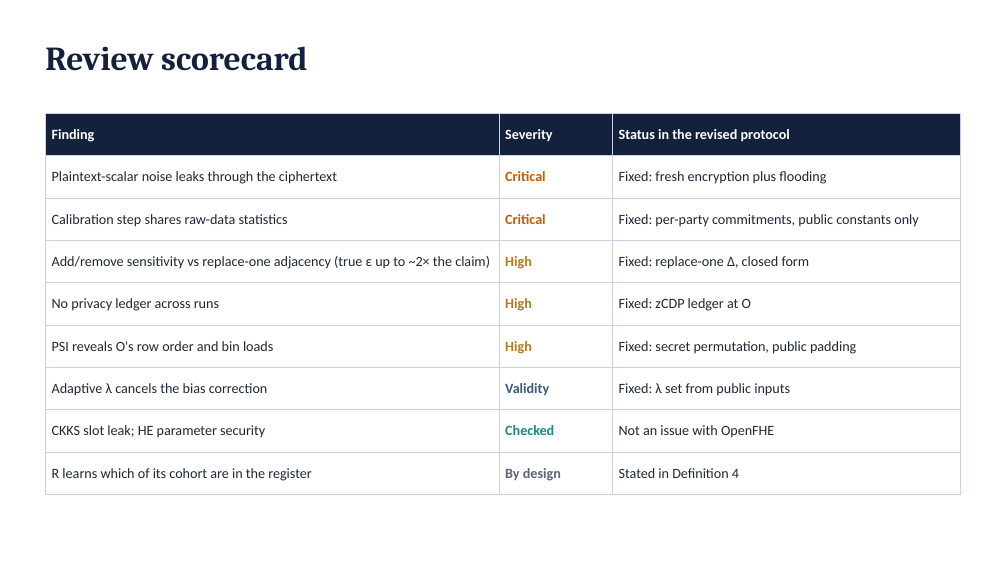
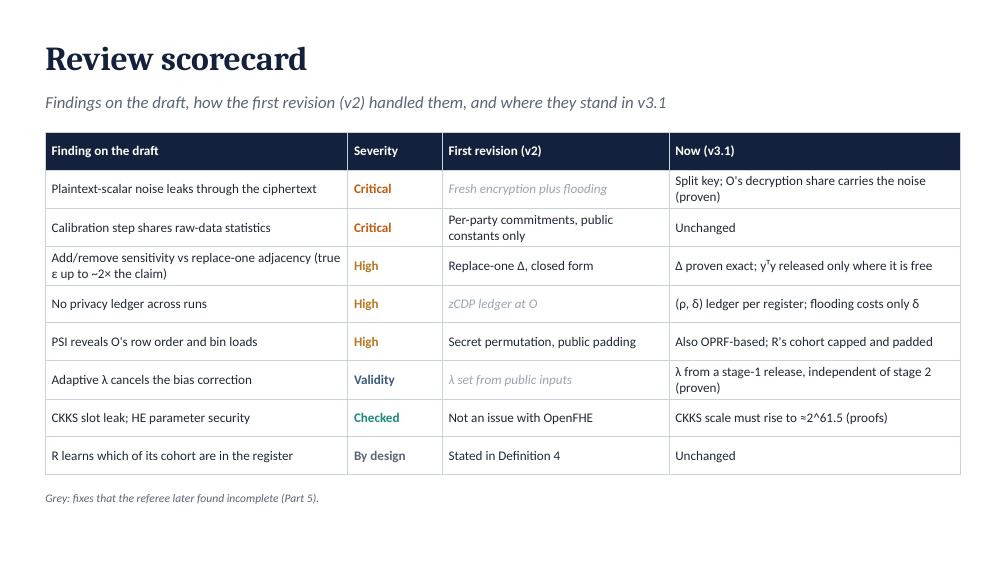
Before and after one commit to shukabh/VerticalFederatedRegression, a slide deck: slide 10 of slides/vfl_scenarioB_deck.pptx. Drawn at 1008x567 pixels with LibreOffice and Linux fonts; fonts in the diff are those of the drawing. Boxes give left, top, right and bottom in pixels: in the first picture for what was removed or moved away, otherwise in the second. Text is boxed around its words. In the diff, an @@ line names an element or a change of style, - is before the commit and + after.

```diff
--- a/slides/vfl_scenarioB_deck.pptx
+++ b/slides/vfl_scenarioB_deck.pptx
@@ text added at [45, 96, 667, 111], 16 pt, text #5B6576, italic @@
+Findings on the draft, how the first revision (v2) handled them, and where they stand in v3.1
@@ table at [45, 132, 960, 467] @@
-column 1, row 1: Finding
+column 1, row 1: Finding on the draft
-column 3: Status in the revised protocol | Fixed: fresh encryption plus flooding | Fixed: per-party commitments, public constants only | Fixed: replace-one Δ, closed form | Fixed: zCDP ledger at O | Fixed: secret permutation, public padding | Fixed: λ set from public inputs | Not an issue with OpenFHE | Stated in Definition 4
+column 3: First revision (v2) | Fresh encryption plus flooding | Per-party commitments, public constants only | Replace-one Δ, closed form | zCDP ledger at O | Secret permutation, public padding | λ set from public inputs | Not an issue with OpenFHE | Stated in Definition 4
+column 4: Now (v3.1) | Split key; O's decryption share carries the noise (proven) | Unchanged | Δ proven exact; yᵀy released only where it is free | (ρ, δ) ledger per register; flooding costs only δ | Also OPRF-based; R's cohort capped and padded | λ from a stage-1 release, independent of stage 2 (proven) | CKKS scale must rise to ≈2^61.5 (proofs) | Unchanged
@@ table: place and size @@
-table at [45, 113, 960, 485]
+table at [45, 132, 960, 467]
@@ text added at [45, 494, 319, 504], 11 pt, text #5B6576, italic @@
+Grey: fixes that the referee later found incomplete (Part 5).
```
Also in this commit, not shown: 20 other slides changed, 5 slides added, 3 other files.
